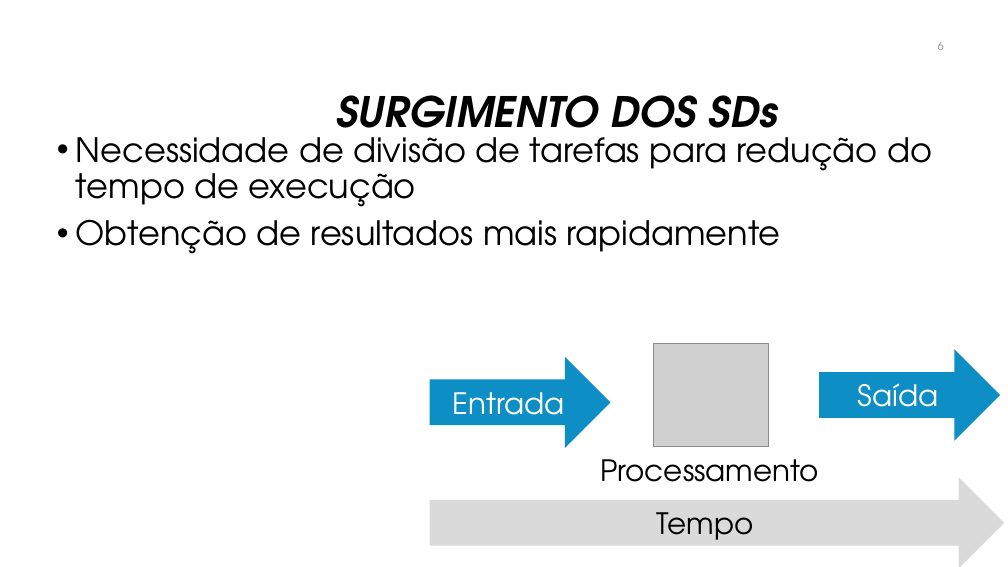
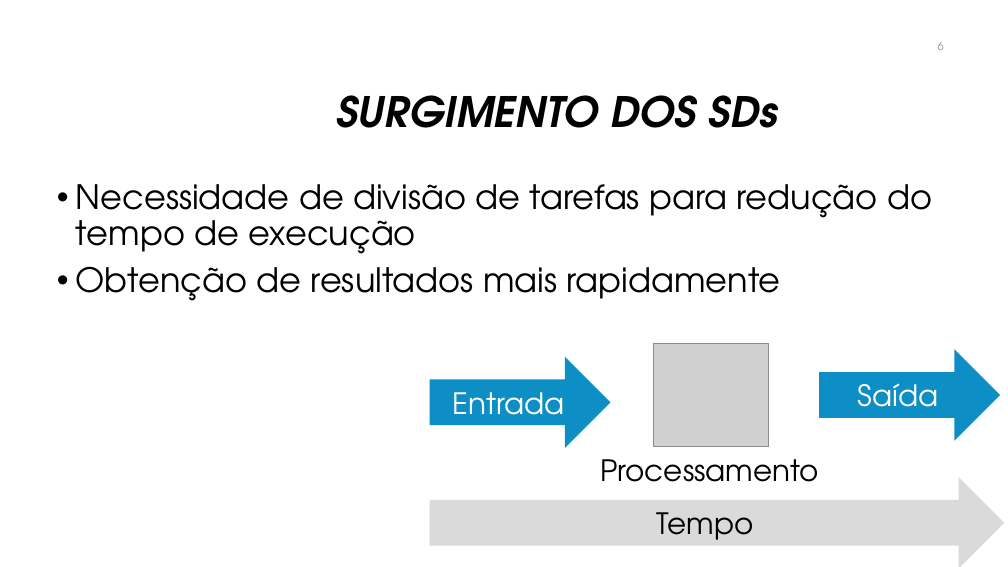
Before and after one commit to manoelcampos/sistemas-distribuidos, a slide deck: slide 6 of introducao-sd.pptx. Drawn at 1008x567 pixels with LibreOffice and Linux fonts; fonts in the diff are those of the drawing; grey boxes stand for pictures; background and template pictures are left out. Boxes give left, top, right and bottom in pixels: in the first picture for what was removed or moved away, otherwise in the second. Text is boxed around its words. In the diff, an @@ line names an element or a change of style, - is before the commit and + after.

```diff
--- a/introducao-sd.pptx
+++ b/introducao-sd.pptx
@@ text "Necessidade de divisão de tarefas ..." rewrapped from box(76, 126, 932, 254) to box(76, 184, 932, 301) @@
```
Also in this commit, not shown: 1 other slide changed, 34 slides added, 12 other files.
